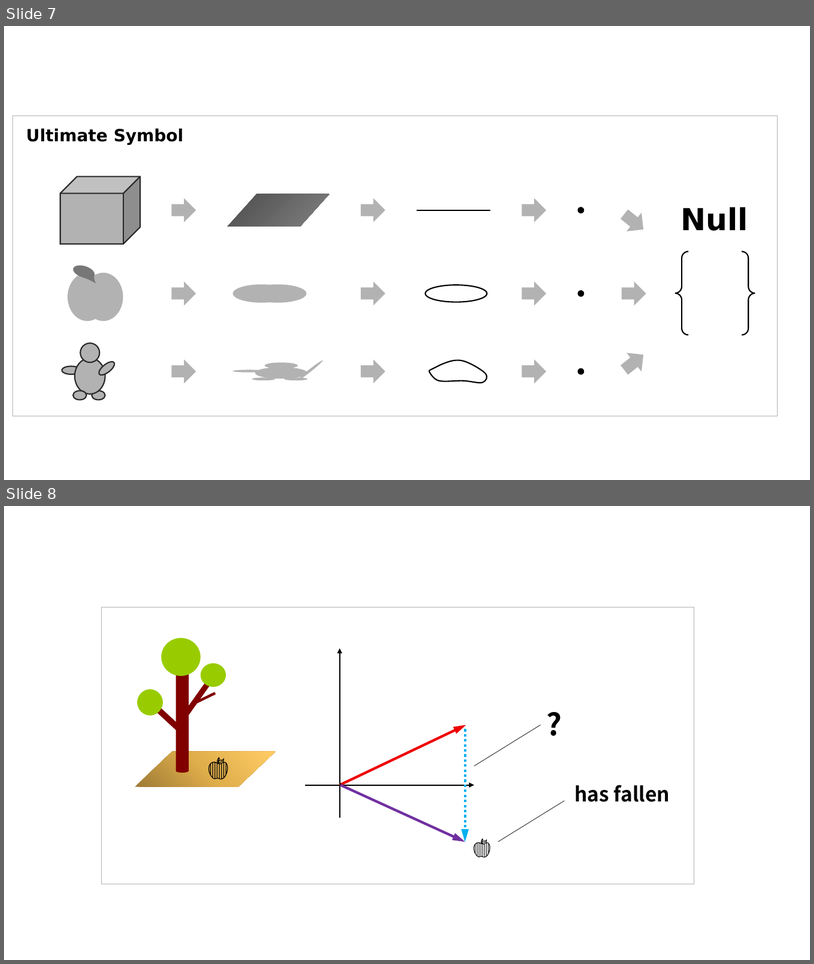
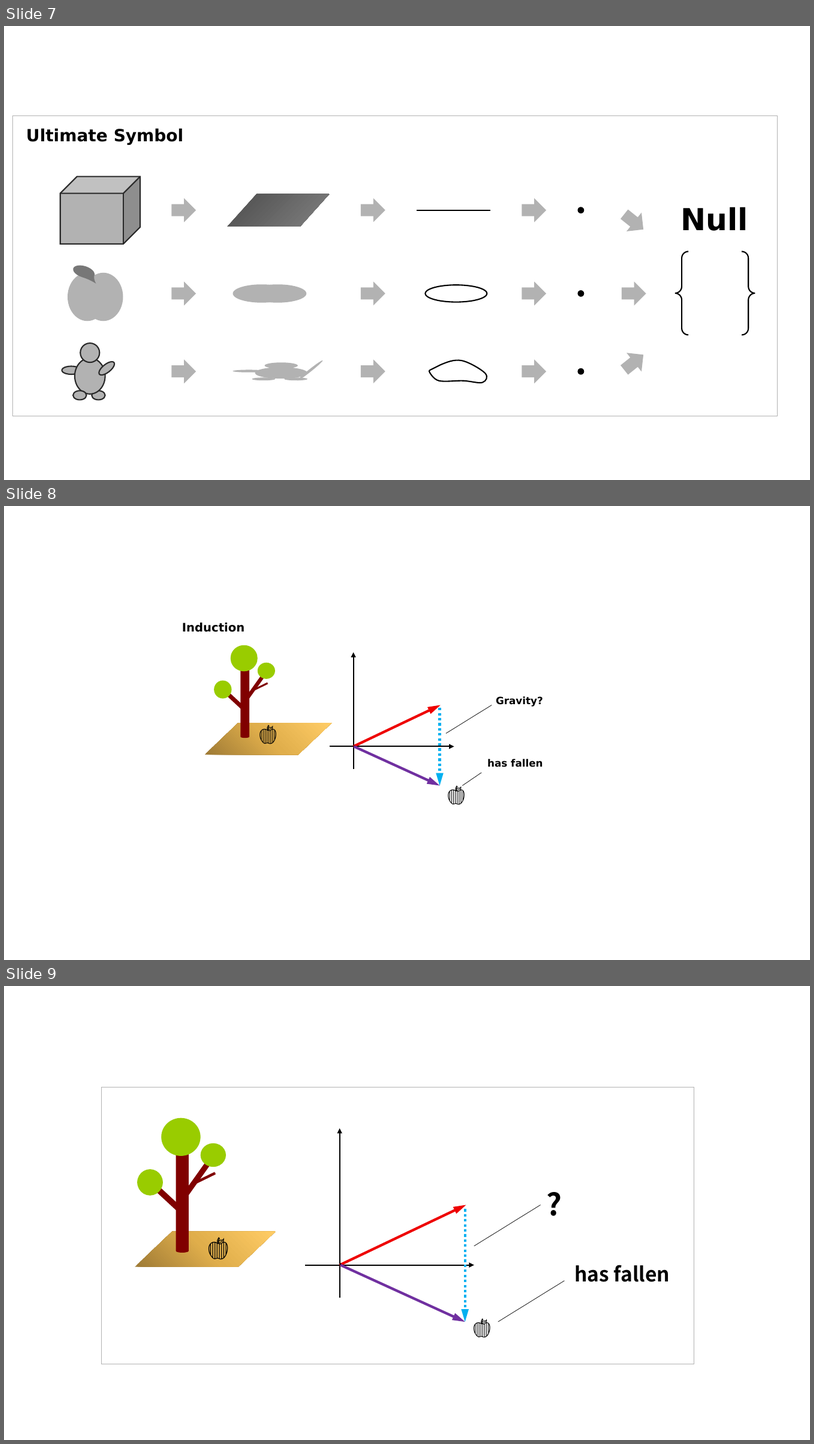
Before and after one commit to GoodRelax/articles, a slide deck: our-symbol-is-null/assets/images/our-symbol-is-null.pptx. Shown one above the other, each under a label of ours: slides 7 and 8 before the commit, slides 7, 8 and 9 after it. The pictures are 814x964 and 814x1444 pixels, drawn with LibreOffice and Linux fonts; fonts in the diff are those of the drawing. Boxes give left, top, right and bottom in pixels: in the first picture for what was removed or moved away, otherwise in the second. Text is boxed around its words. In the diff, an @@ line names an element or a change of style, - is before the commit and + after.

```diff
--- a/our-symbol-is-null/assets/images/our-symbol-is-null.pptx
+++ b/our-symbol-is-null/assets/images/our-symbol-is-null.pptx
@@ slide 8 added at [4, 506, 810, 960], background #FFFFFF @@
@@ text added at [182, 622, 245, 632], 14 pt, text #000000, bold @@
+Induction
@@ ellipse added at [231, 645, 258, 671], fill #99CC00 @@
@@ cylinder added at [240, 661, 249, 738], fill #800000 @@
@@ ellipse added at [257, 663, 275, 679], fill #99CC00 @@
@@ arrow added from (354, 769) to (354, 652), #000000 1.5 pt @@
@@ ellipse added at [214, 680, 231, 699], fill #99CC00 @@
@@ cylinder added at [243, 671, 267, 702], fill #800000 @@
@@ cylinder added at [253, 682, 269, 691], fill #800000 @@
@@ cylinder added at [225, 691, 246, 711], fill #800000 @@
@@ text added at [496, 696, 543, 706], 12 pt, text #000000, bold @@
+Gravity?
@@ text added at [252, 717, 292, 747], 24 pt, text #000000 @@
+🍎
@@ arrow added from (354, 746) to (441, 705), #EE0000 3 pt @@
@@ arrow added from (440, 708) to (440, 786), #00B0F0 3 pt dashed @@
@@ line added from (446, 733) to (492, 705), #000000 0.5 pt @@
@@ parallelogram added at [205, 723, 332, 754], fill gradient #9E7B36 to #E1AF4C to #FFCC66 @@
@@ arrow added from (329, 746) to (455, 746), #000000 1.5 pt @@
@@ ellipse added at [354, 745, 355, 746], fill #000000 @@
@@ arrow added from (354, 746) to (440, 786), #7030A0 3 pt @@
@@ line added from (462, 786) to (482, 772), #000000 0.5 pt @@
@@ text added at [488, 759, 543, 767], 12 pt, text #000000, bold @@
+has fallen
@@ text added at [441, 778, 481, 808], 24 pt, text #000000 @@
+🍎
@@ what was slide 8 is now slide 9 @@
```
Also in this commit, not shown: 9 other files.
